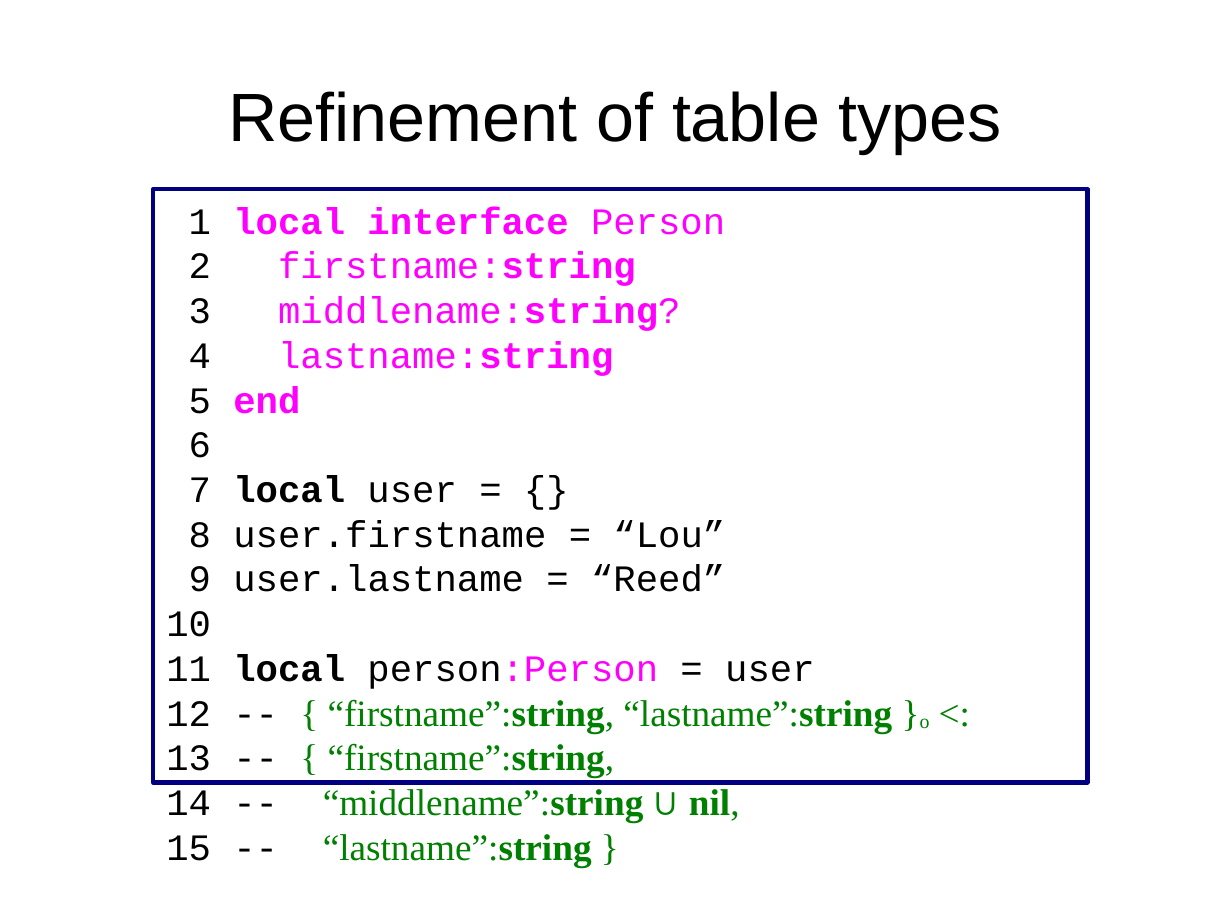
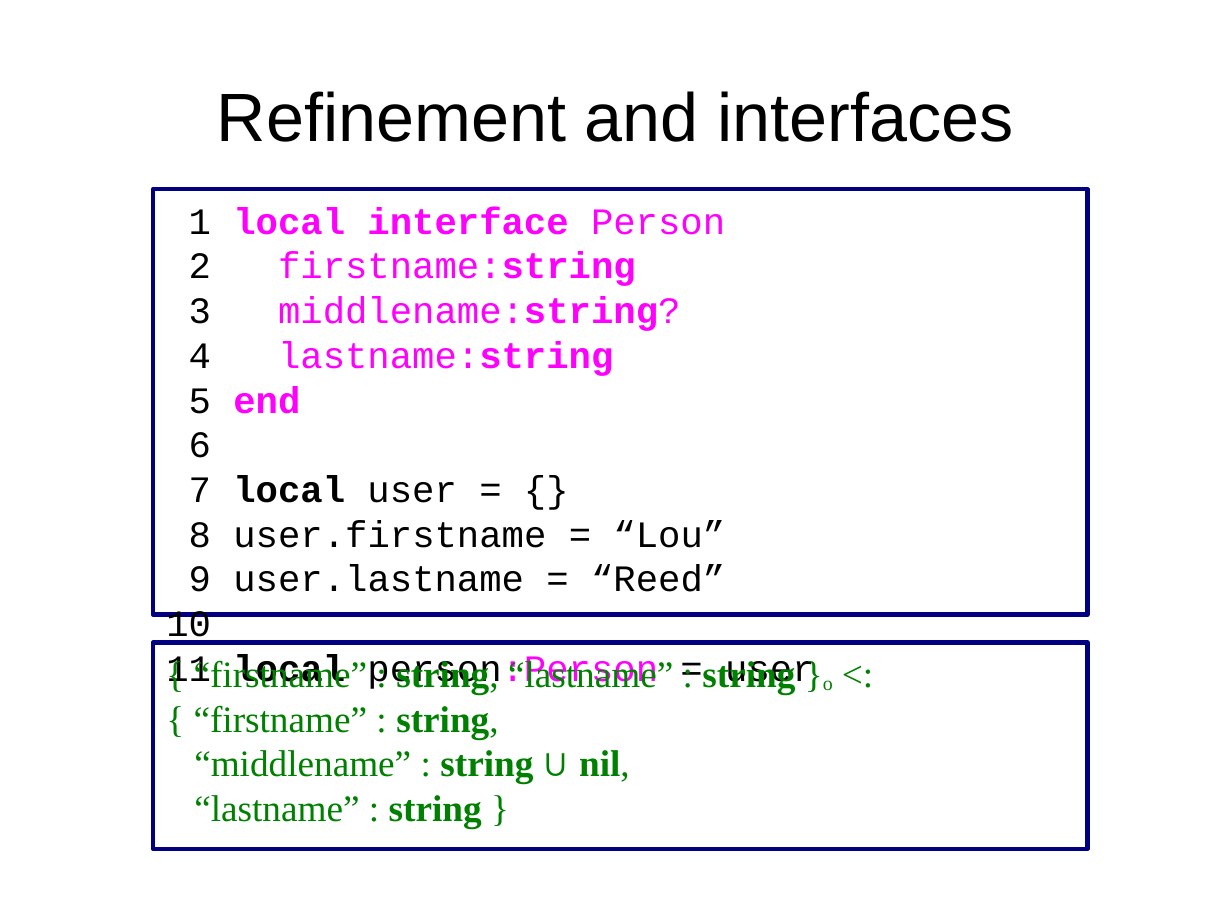
Before and after one commit to andremm/typedlua, a slide deck: slide 32 of doc/slides/dyla2014.odp. Drawn at 1232x924 pixels with LibreOffice and Linux fonts; fonts in the diff are those of the drawing. Boxes give left, top, right and bottom in pixels: in the first picture for what was removed or moved away, otherwise in the second. Text is boxed around its words. In the diff, an @@ line names an element or a change of style, - is before the commit and + after.

```diff
--- a/doc/slides/dyla2014.odp
+++ b/doc/slides/dyla2014.odp
@@ title at (217,91,1014,142): text changed @@
-Refinement of table types
+Refinement and interfaces
@@ rectangle "1 local interface Person": place and size @@
-rectangle "1 local interface Person" at (153,189,1088,783)
+rectangle "1 local interface Person" at (153,189,1088,615)
@@ rectangle added at (153,643,1088,850), outline #000080 2.89 pt, 24 pt, text #008000 @@
+{ “firstname” : string, “lastname” : string }o <:
+{ “firstname” : string,
+“middlename” : string ∪ nil,
+“lastname” : string }
@@ text in rectangle at (166,699,930,867): paragraphs removed @@
-12 -- { “firstname”:string, “lastname”:string }o <:
-13 -- { “firstname”:string,
-14 -- “middlename”:string ∪ nil,
-15 -- “lastname”:string }
```
Also in this commit, not shown: 23 other slides changed.
